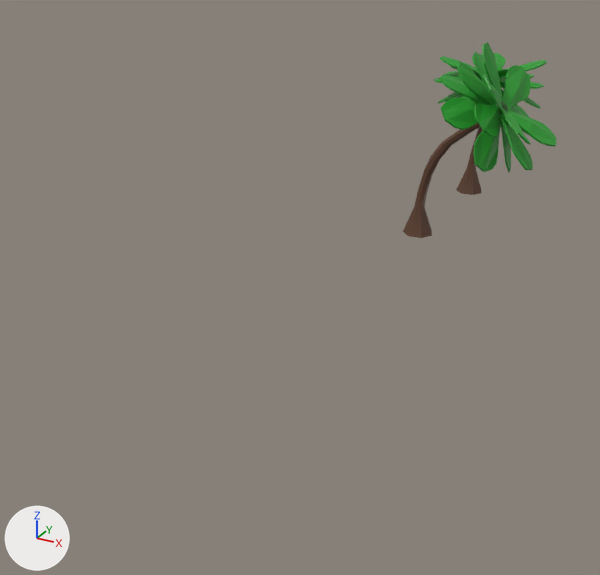
Before and after pictures for a commit that changed the Blender file Props.blend.
Both versions are drawn from a 50 mm camera at (48.3, -159.2, 49.8) aimed at (-4.2, -63.8, 2.0). Every picture has the same lights, and +X, +Y and +Z are marked at lower left. The older version comes first.
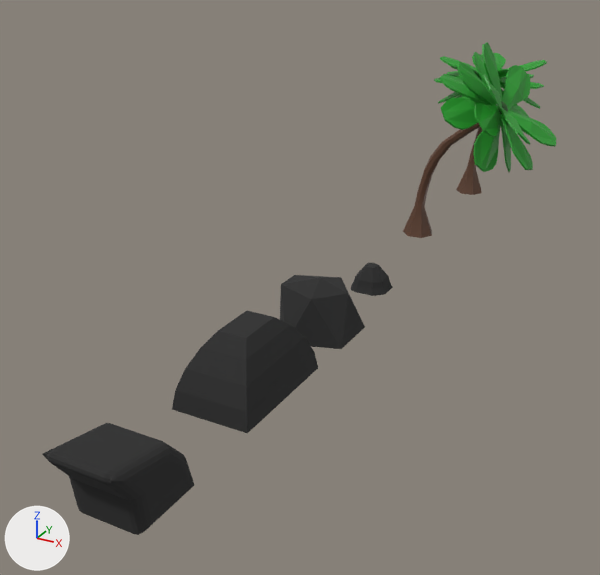
Scene script edits in JSON lines:
```json
{"op": "add", "block": "mat_rock", "code": ["mat_rock = principled_material('Rock')", "mat_rock.base_color = (0.0246, 0.0246, 0.0246)  # black #2b2b2b", "mat_rock.roughness = 1.0"]}
{"op": "add", "block": "me_cube_002", "code": ["me_cube_002 = bpy.data.meshes.new('Cube.002')", "me_cube_002.from_pydata(...)  # 88 vertices, 84 faces; spans x -0.91..0.91, y -1.55..0.91, z -0.91..0.85", "me_cube_002.materials.append(mat_rock)  # black #2b2b2b"]}
{"op": "add", "block": "me_cube_001", "code": ["me_cube_001 = bpy.data.meshes.new('Cube.001')", "me_cube_001.from_pydata(...)  # 33 vertices, 29 faces; spans x -1.05..1.05, y -1.05..1.05, z -1.0..0.76", "me_cube_001.materials.append(mat_rock)  # black #2b2b2b"]}
{"op": "add", "block": "me_icosphere_001", "code": ["me_icosphere_001 = bpy.data.meshes.new('Icosphere.001')", "me_icosphere_001.from_pydata(...)  # 11 vertices, 16 faces; spans x -0.72..0.89, y -0.85..0.85, z -0.65..0.45", "me_icosphere_001.materials.append(mat_rock)  # black #2b2b2b"]}
{"op": "add", "block": "me_cube", "code": ["me_cube = bpy.data.meshes.new('Cube')", "me_cube.from_pydata(...)  # 98 vertices, 96 faces; spans x -1.92..1.92, y -1.89..1.94, z -1.24..1.24", "me_cube.materials.append(mat_rock)  # black #2b2b2b"]}
{"op": "add", "block": "ob_cube_002", "code": ["ob_cube_002 = bpy.data.objects.new('Cube.002', me_cube_002)", "ob_cube_002.location = (-0.1, -106.0, 0.1)", "ob_cube_002.scale = (5.07, 5.07, 5.07)"]}
{"op": "add", "block": "ob_cube_001", "code": ["ob_cube_001 = bpy.data.objects.new('Cube.001', me_cube_001)", "ob_cube_001.location = (2.2, -88.0, 4.6)", "ob_cube_001.scale = (4.73, 7.74, 4.73)"]}
{"op": "add", "block": "ob_icosphere", "code": ["ob_icosphere = bpy.data.objects.new('Icosphere', me_icosphere_001)", "ob_icosphere.location = (2.2, -69.9, 2.7)", "ob_icosphere.scale = (-6.94, -6.94, -6.94)"]}
{"op": "add", "block": "ob_cube", "code": ["ob_cube = bpy.data.objects.new('Cube', me_cube)", "ob_cube.location = (2.2, -53.1, 1.2)", "ob_cube.scale = (1.47, 1.47, 1.47)"]}
```

What differs and where, as boxes (x1, y1, x2, y2) in the pictures (600 x 575 px):
```json
{"object": "Cube.001", "change": "added", "after": [172, 311, 318, 433], "on screen": "black"}
{"object": "Cube.002", "change": "added", "after": [43, 423, 194, 535], "on screen": "black"}
{"object": "Icosphere", "change": "added", "after": [280, 275, 365, 349], "on screen": "black"}
{"object": "Cube", "change": "added", "after": [351, 263, 393, 296], "on screen": "black"}
```
